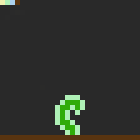
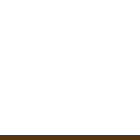
Layer changes from the first 140x140 image to the second:
hid group "Space Onion" (4 layers) over [25, 40, 105, 135]
hid "Onion 1" over [55, 95, 85, 135]
hid "palette" over [0, 0, 45, 90]
hid "Layer 0" over [0, 0, 140, 135]
